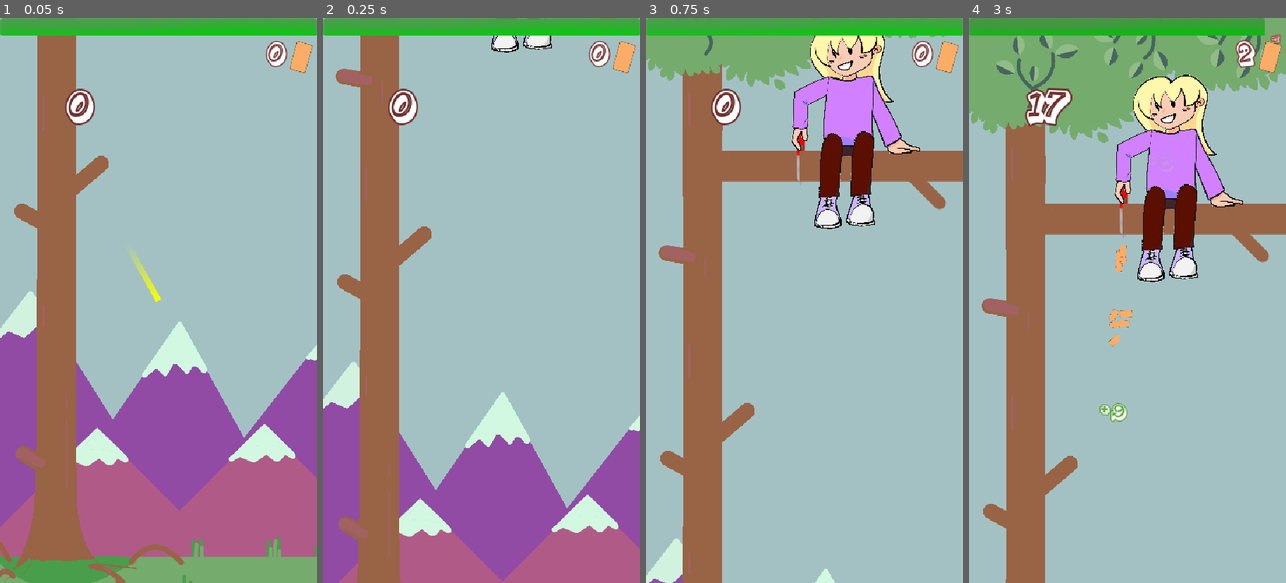
Above: before the commit, frames 1-4 (left to right).
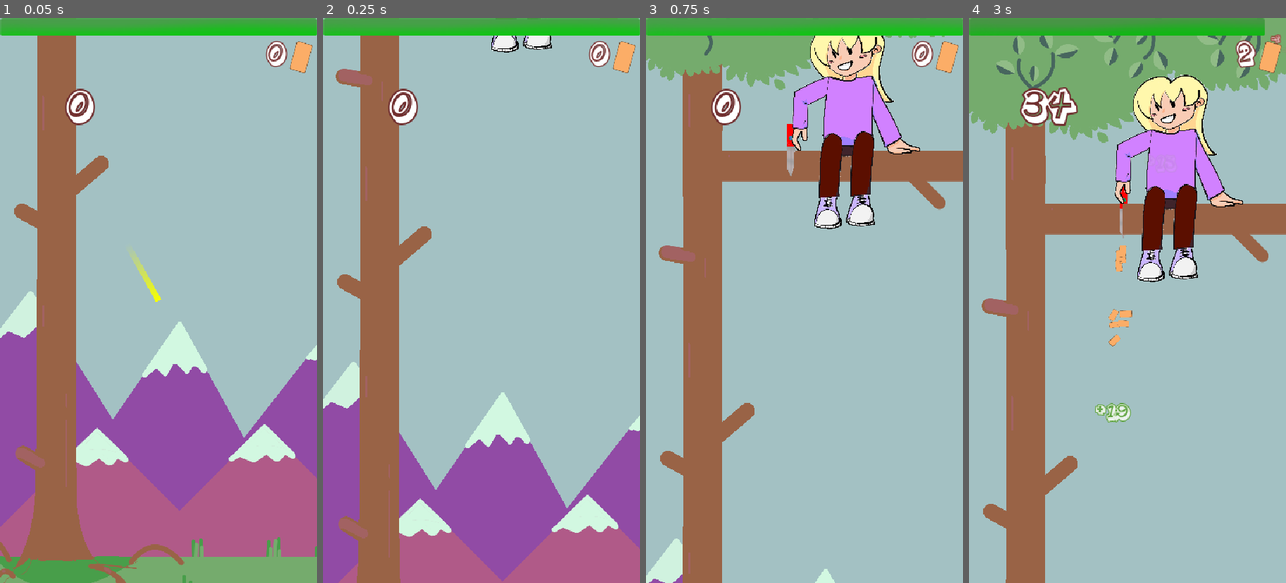
Above: after the commit, the same moments.

Repository: Combativ/SawTheWorld
Game: Godot game, scene res://scenes/main.tscn
The game is run twice, just before and just after one commit, with the same random seed, the same clock (stepped at 60 frames per second) and the same inputs. Sound files missing from this copy of the repository are replaced by a short silence.
Inputs (mouse positions are in pixels of both pictures, inside the frame that each line leads up to):
- Up to frame 1 (0.05 s): no input
- Up to frame 2 (0.25 s): no input
- Up to frame 3 (0.75 s): move the mouse to (874, 272) at 0.52 s
- Up to frame 4 (3 s): tap Enter at 1.25 s; move the mouse to (1064, 328) at 1.27 s; tap Space at 2 s; move the mouse to (1159, 176) at 2.02 s; move the mouse to (1111, 413) at 2.77 s

Frame 1 is identical in both runs. In frame 2, less than 0.1% of the frame differs, in the area x 53-73%, y 3-7%; in frame 3, 0.8%; in frame 4, 1.7%, in the area x 16-95%, y 10-72%.

Commit message:
Hotfix Update 0.8
Scaling now works without giving you minus points.
Character animation now only plays when you actually get points

Diff:
--- a/bpb game jam/2020/Saw The World Android (Project)/Autoload scripts/screen.gd
+++ b/bpb game jam/2020/Saw The World Android (Project)/Autoload scripts/screen.gd
@@ -2,7 +2,6 @@
 
 onready var vp = get_tree().get_root()
 onready var base_size = Vector2(1080, 1920)
-
 
 func _ready():
         # Use whichever you would like by default
--- a/bpb game jam/2020/Saw The World Android (Project)/scenes/Control.gd
+++ b/bpb game jam/2020/Saw The World Android (Project)/scenes/Control.gd
@@ -3,15 +3,17 @@
 #Preload the game to later instance it
 const GAME = preload("res://scenes/game.tscn")
 
+
 func _ready():
 
 	#Start game
-	Restart_Game()
+	Start_Game()
 
 	#MUSIC
 	#Lautstärke verringern
 	$BackgroundMusic.set_volume_db(-10)
 	$BackgroundMusic.play()
+
 
 
 func _on_Restart_pressed():
@@ -25,7 +27,7 @@
 	$click.play()
 
 	#Restart
-	Restart_Game()
+	Start_Game()
 
 func _on_Upgrade_WeaponUpgraded():
 	#Play sound
@@ -36,7 +38,7 @@
 	$click.play()
 
 
-func Restart_Game():
+func Start_Game():
 
 	#Instance/start the game
 	var game = GAME.instance()
--- a/bpb game jam/2020/Saw The World Android (Project)/scenes/branch.gd
+++ b/bpb game jam/2020/Saw The World Android (Project)/scenes/branch.gd
@@ -1,14 +1,19 @@
 extends Area2D
 
+signal slashUp
+signal slashDown
 signal slash
+
 signal cut
 
 #Variables
 var xDistanceToMouse
-var branchWidth = 558 #Ausgemessen!
+#Distance to farthest side (left or right)
+#var cutWidth = max(abs(OS.get_window_size().x - position.x), position.x)
+var branchWidth = 559 #Ausgemessen!
 var mouseAboveBranch = false #Für branch_slash
 
-const MAXPOINTS = 10
+const MAXPOINTS = 20
 var points
 const MAXTIMEBONUS = 100
 var TimeBonus
@@ -18,15 +23,16 @@
 	$PointsStopwatch._reset_time()
 
 
-
 func _process(delta):
 
-	#If tree is still alive
-	if global.lives > 0:
+	#If tree is still alive and mouse in game
+	if (global.lives > 0 &&
+	get_global_mouse_position().x <= ProjectSettings.get_setting("display/window/size/width") &&
+	get_global_mouse_position().x >= 0):
 		#Wenn die Maus über den Stamm fährt
 		if get_local_mouse_position().y < 0 and mouseAboveBranch == false:
 			mouseAboveBranch = true
-			emit_signal("slash")
+			emit_signal("slashUp")
 
 
 			#Play sound accordingly to weapon and direction
@@ -37,7 +43,7 @@
 
 		if get_local_mouse_position().y > 100 and mouseAboveBranch == true:  #ACHTUNG Hard-gecodete Zahl!
 			mouseAboveBranch = false
-			emit_signal("slash")
+			emit_signal("slashDown")
 
 
 			#Play sound accordingly to weapon and direction
@@ -46,10 +52,15 @@
 			sound_zurueck.set_pitch_scale(rand_range(0.95, 1.05))
 			sound_zurueck.play()
 
+func _on_branch_slashUp():
+	emit_signal("slash")
 
+func _on_branch_slashDown():
+	emit_signal("slash")
 
 
 func calculate_points():
+
 
 	#Get x distance to mouse
 	xDistanceToMouse = abs(get_global_mouse_position().x - position.x)
--- a/bpb game jam/2020/Saw The World Android (Project)/scenes/character/pullovers/pullover.gd
+++ b/bpb game jam/2020/Saw The World Android (Project)/scenes/character/pullovers/pullover.gd
@@ -5,9 +5,13 @@
 	show()
 	position = Vector2(-200, -950)
 
-func _process(delta):
-	#Change according to mouse position
-	if get_parent().get_local_mouse_position().y > 0:
-		set_frame(1)
-	else:
-		set_frame(0)
+	#Connect signal slashUp and slashDown from branch to here
+	get_parent().get_parent().connect("slashUp", self, "_on_branch_slashUp")
+	get_parent().get_parent().connect("slashDown", self, "_on_branch_slashDown")
+
+
+func _on_branch_slashUp():
+	set_frame(1)
+
+func _on_branch_slashDown():
+	set_frame(0)
--- a/bpb game jam/2020/Saw The World Android (Project)/scenes/character/pullovers/pullover1.tscn
+++ b/bpb game jam/2020/Saw The World Android (Project)/scenes/character/pullovers/pullover1.tscn
@@ -1,7 +1,7 @@
 [gd_scene load_steps=5 format=2]
 
-[ext_resource path="res://sprites/people/Pullis/1 1.png" type="Texture" id=1]
-[ext_resource path="res://sprites/people/Pullis/1 2.png" type="Texture" id=2]
+[ext_resource path="res://sprites/people/Pullis/1 2.png" type="Texture" id=1]
+[ext_resource path="res://sprites/people/Pullis/1 1.png" type="Texture" id=2]
 [ext_resource path="res://scenes/character/pullovers/pullover.gd" type="Script" id=3]
 
 [sub_resource type="SpriteFrames" id=1]
--- a/bpb game jam/2020/Saw The World Android (Project)/scenes/character/pullovers/pullover2.tscn
+++ b/bpb game jam/2020/Saw The World Android (Project)/scenes/character/pullovers/pullover2.tscn
@@ -1,7 +1,7 @@
 [gd_scene load_steps=5 format=2]
 
-[ext_resource path="res://sprites/people/Pullis/2 1.png" type="Texture" id=1]
-[ext_resource path="res://sprites/people/Pullis/2 2.png" type="Texture" id=2]
+[ext_resource path="res://sprites/people/Pullis/2 2.png" type="Texture" id=1]
+[ext_resource path="res://sprites/people/Pullis/2 1.png" type="Texture" id=2]
 [ext_resource path="res://scenes/character/pullovers/pullover.gd" type="Script" id=3]
 
 [sub_resource type="SpriteFrames" id=1]
--- a/bpb game jam/2020/Saw The World Android (Project)/scenes/character/pullovers/pullover3.tscn
+++ b/bpb game jam/2020/Saw The World Android (Project)/scenes/character/pullovers/pullover3.tscn
@@ -1,7 +1,7 @@
 [gd_scene load_steps=5 format=2]
 
-[ext_resource path="res://sprites/people/Pullis/3 1.png" type="Texture" id=1]
-[ext_resource path="res://sprites/people/Pullis/3 2.png" type="Texture" id=2]
+[ext_resource path="res://sprites/people/Pullis/3 2.png" type="Texture" id=1]
+[ext_resource path="res://sprites/people/Pullis/3 1.png" type="Texture" id=2]
 [ext_resource path="res://scenes/character/pullovers/pullover.gd" type="Script" id=3]
 
 [sub_resource type="SpriteFrames" id=1]
--- a/bpb game jam/2020/Saw The World Android (Project)/scenes/character/pullovers/pullover4.tscn
+++ b/bpb game jam/2020/Saw The World Android (Project)/scenes/character/pullovers/pullover4.tscn
@@ -1,7 +1,7 @@
 [gd_scene load_steps=5 format=2]
 
-[ext_resource path="res://sprites/people/Pullis/4 1.png" type="Texture" id=1]
-[ext_resource path="res://sprites/people/Pullis/4 2.png" type="Texture" id=2]
+[ext_resource path="res://sprites/people/Pullis/4 2.png" type="Texture" id=1]
+[ext_resource path="res://sprites/people/Pullis/4 1.png" type="Texture" id=2]
 [ext_resource path="res://scenes/character/pullovers/pullover.gd" type="Script" id=3]
 
 [sub_resource type="SpriteFrames" id=1]
--- a/bpb game jam/2020/Saw The World Android (Project)/scenes/character/skintones/skintone.gd
+++ b/bpb game jam/2020/Saw The World Android (Project)/scenes/character/skintones/skintone.gd
@@ -4,9 +4,13 @@
 	show()
 	position = Vector2(-200, -1400)
 
-func _process(delta):
-	#Change according to mouse position
-	if get_parent().get_local_mouse_position().y > 0:
-		set_frame(1)
-	else:
-		set_frame(0)
+	#Connect signal slashUp and slashDown from branch to here
+	get_parent().get_parent().connect("slashUp", self, "_on_branch_slashUp")
+	get_parent().get_parent().connect("slashDown", self, "_on_branch_slashDown")
+
+
+func _on_branch_slashUp():
+	set_frame(1)
+
+func _on_branch_slashDown():
+	set_frame(0)
--- a/bpb game jam/2020/Saw The World Android (Project)/scenes/character/skintones/skintone1.tscn
+++ b/bpb game jam/2020/Saw The World Android (Project)/scenes/character/skintones/skintone1.tscn
@@ -1,7 +1,7 @@
 [gd_scene load_steps=5 format=2]
 
-[ext_resource path="res://sprites/people/Hautfarben/1 1.png" type="Texture" id=1]
-[ext_resource path="res://sprites/people/Hautfarben/1 2.png" type="Texture" id=2]
+[ext_resource path="res://sprites/people/Hautfarben/1 2.png" type="Texture" id=1]
+[ext_resource path="res://sprites/people/Hautfarben/1 1.png" type="Texture" id=2]
 [ext_resource path="res://scenes/character/skintones/skintone.gd" type="Script" id=3]
 
 [sub_resource type="SpriteFrames" id=1]
@@ -14,6 +14,5 @@
 
 [node name="skintone1" type="AnimatedSprite"]
 frames = SubResource( 1 )
-frame = 1
 centered = false
 script = ExtResource( 3 )
--- a/bpb game jam/2020/Saw The World Android (Project)/scenes/game.tscn
+++ b/bpb game jam/2020/Saw The World Android (Project)/scenes/game.tscn
@@ -206,7 +206,6 @@
 centered = false
 
 [node name="Tree" type="Node2D" parent="."]
-editor/display_folded = true
 script = ExtResource( 3 )
 
 [node name="trunk" type="AnimatedSprite" parent="Tree"]
@@ -215,7 +214,7 @@
 centered = false
 
 [node name="branch" type="Area2D" parent="Tree"]
-position = Vector2( 521.548, 628.869 )
+position = Vector2( 521, 629 )
 z_index = 4
 script = ExtResource( 8 )
 __meta__ = {
@@ -486,6 +485,8 @@
 [connection signal="slash" from="Tree/branch" to="Tree" method="_on_branch_slash"]
 [connection signal="slash" from="Tree/branch" to="Tree/branch/human/Weapon" method="_on_branch_slash"]
 [connection signal="slash" from="Tree/branch" to="HUD" method="_on_branch_slash"]
+[connection signal="slashDown" from="Tree/branch" to="Tree/branch" method="_on_branch_slashDown"]
+[connection signal="slashUp" from="Tree/branch" to="Tree/branch" method="_on_branch_slashUp"]
 [connection signal="animation_finished" from="Tree/branch/Animation" to="Tree/branch" method="_on_Animation_animation_finished"]
 [connection signal="timeout" from="Tree/branch/human/Weapon/SawdustTimer" to="Tree/branch/human/Weapon" method="_on_SawdustTimer_timeout"]
 [connection signal="mouse_entered" from="Menu/background/Upgrade" to="Menu/background/Upgrade" method="_on_Upgrade_mouse_entered"]
--- a/bpb game jam/2020/Saw The World Android (Project)/scenes/weapons/weapon.gd
+++ b/bpb game jam/2020/Saw The World Android (Project)/scenes/weapons/weapon.gd
@@ -5,10 +5,14 @@
 var up = Vector2(0, 0)
 var down = Vector2(110, 106)    #Magic numbers
 
-func _process(delta):
+func _ready():
+	#Connect signal slashUp and slashDown from branch to here
+	get_parent().get_parent().get_parent().connect("slashUp", self, "_on_branch_slashUp")
+	get_parent().get_parent().get_parent().connect("slashDown", self, "_on_branch_slashDown")
 
-	#Move accordingly
-	if get_parent().get_local_mouse_position().y < 0:
-		position = up
-	else:
-		position = down
+
+func _on_branch_slashUp():
+	position = up
+
+func _on_branch_slashDown():
+	position = down
